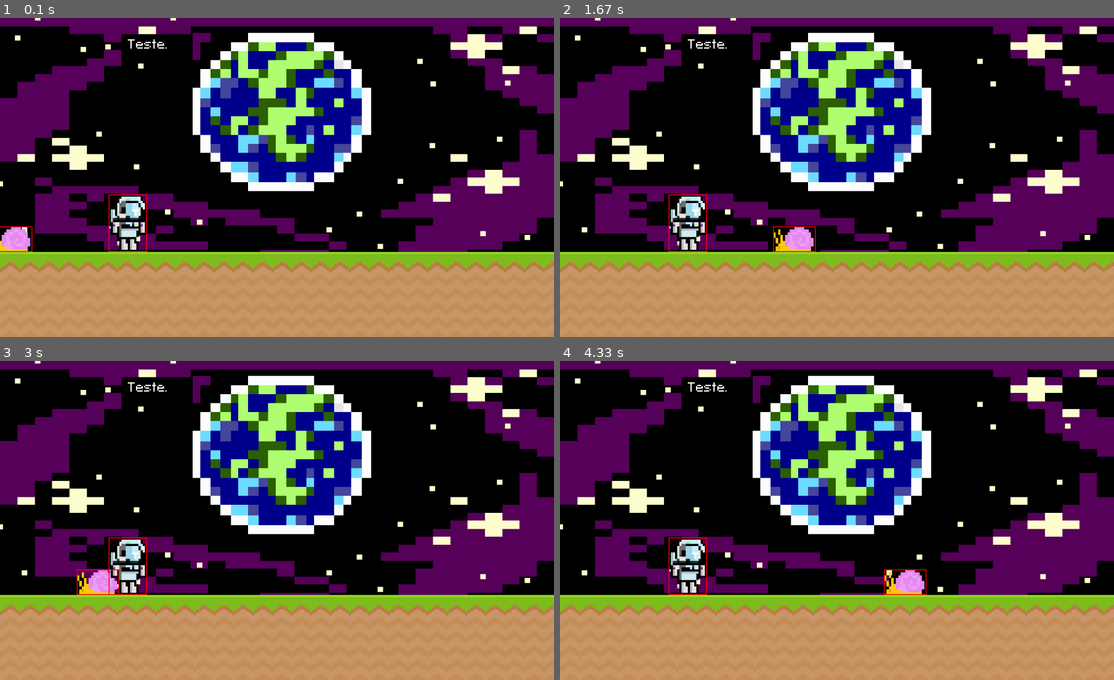
Above: before the commit, frames 1-4 (two rows, left to right).
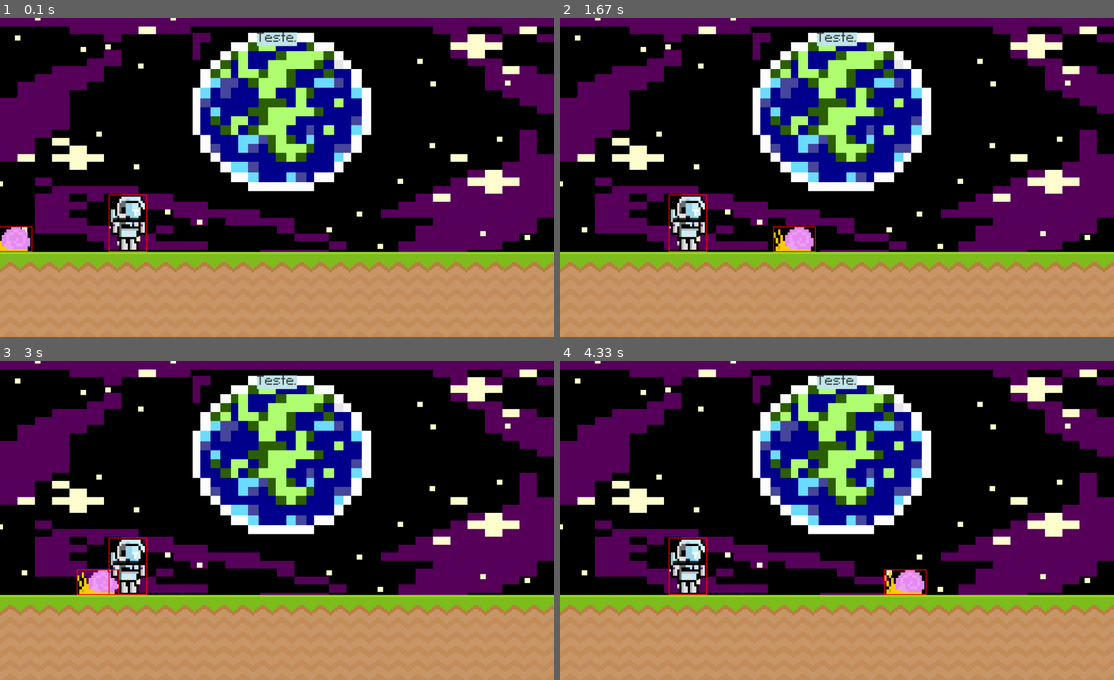
Above: after the commit, the same moments.

Repository: Guiabg/Pygame
Game: pygame game, started from Pygame-main/Game/sambanalua.py
Same seed, same stepped clock (60 frames per second), same inputs: the game is played once before the commit and once after it.
Inputs:
- Up to frame 1 (0.1 s): no input
- Up to frame 2 (1.67 s): no input
- Up to frame 3 (3 s): no input
- Up to frame 4 (4.33 s): no input

The runs differ from the first frame. In frame 1, 0.4% of the frame differs, in the area x 23-54%, y 4-10%; in frame 2, 0.4%; in frame 3, 0.4%; in frame 4, 0.4%.

Commit message:
Mudanças na estruturação do texto e comentários

Diff:
--- a/Pygame-main/Game/sambanalua.py
+++ b/Pygame-main/Game/sambanalua.py
@@ -16,7 +16,7 @@
 space_surf = pygame.image.load('Pygame-main\sprites\space.png').convert()
 ground_surf = pygame.image.load('Pygame-main\graphics\ground.png').convert()
 snail_surf = pygame.image.load('Pygame-main\graphics\snail\snail1.png').convert_alpha()
-text_surf = fonte_teste.render('Teste.', False, 'White')
+text_score_surf = fonte_teste.render('Teste.', False, (64,64,64))
 astro_surf = pygame.image.load('Pygame-main\\sprites\\spr_1.png').convert_alpha()
 
 #Imagens rescalionadas
@@ -27,10 +27,11 @@
 
 #Posições e colisões
 snail_x_pos = 600
+score_rect = text_score_surf.get_rect(center = (650, 50))
 snail_rect = snail_big.get_rect(bottomright = (100,550))
 astro_rect = astro_big.get_rect(midbottom = (300,550))
 
-
+#LOOP para manter tudo funcionando.
 while True:
     for event in pygame.event.get():
         if event.type == pygame.QUIT:
@@ -46,7 +47,11 @@
     #Camadas
     screen.blit(space_big,(0,0))
     screen.blit(ground_big,(0,550))
-    screen.blit(text_surf,(300,50))
+    pygame.draw.rect(screen, '#c0e8ec', score_rect)
+    pygame.draw.rect(screen, '#c0e8ec', score_rect,10)
+    #pygame.draw.ellipse(screen, 'Brown', pygame.Rect(50,200,100,100)) - Para criar círculos ou elípses.
+    #pygame.draw.line(screen, 'Gold', (0,0), pygame.mouse.get_pos(), 10) - para uma linha apontar para a posição do mouse
+    screen.blit(text_score_surf,(score_rect))
     """snail_x_pos-=4
     if snail_x_pos <-100: snail_x_pos = 800"""
     snail_rect.x -= 4
@@ -58,9 +63,6 @@
 
     screen.blit(astro_big, astro_rect)
 
-    if astro_rect.colliderect(snail_rect):
-        print('collision')
-
     #Teste de colisão
     # print(player_rectangle.colliderect(snail_rectangle)) para checar colisão entre dois objetos.
     """if astro_rect.colliderect(snail_rect):
@@ -68,7 +70,7 @@
     pygame.draw.rect(screen, (255,0,0), astro_rect, 2)
     pygame.draw.rect(screen, (255,0,0), snail_rect, 2)
     """mouse_pos = pygame.mouse.get_pos()
-    if player_rect.collidepoint((mouse_pos)):
+    if astro_rect.collidepoint((mouse_pos)):
         print(pygame.mouse.get_pressed())"""
 
     pygame.display.update()
